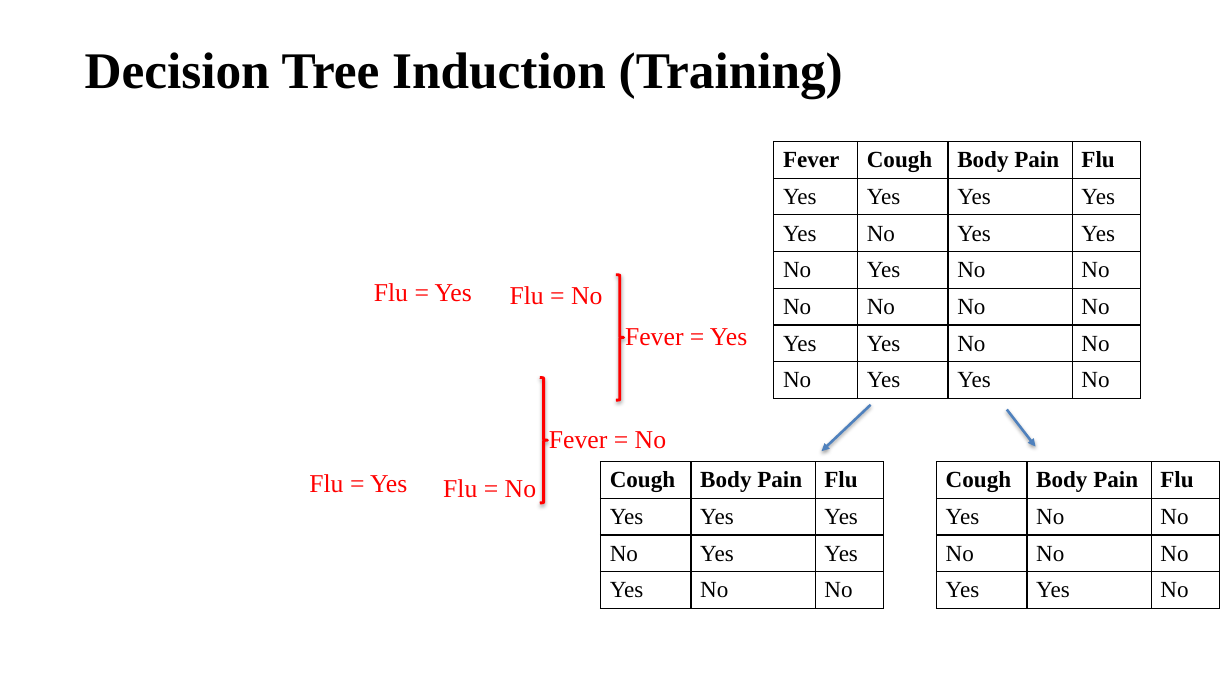
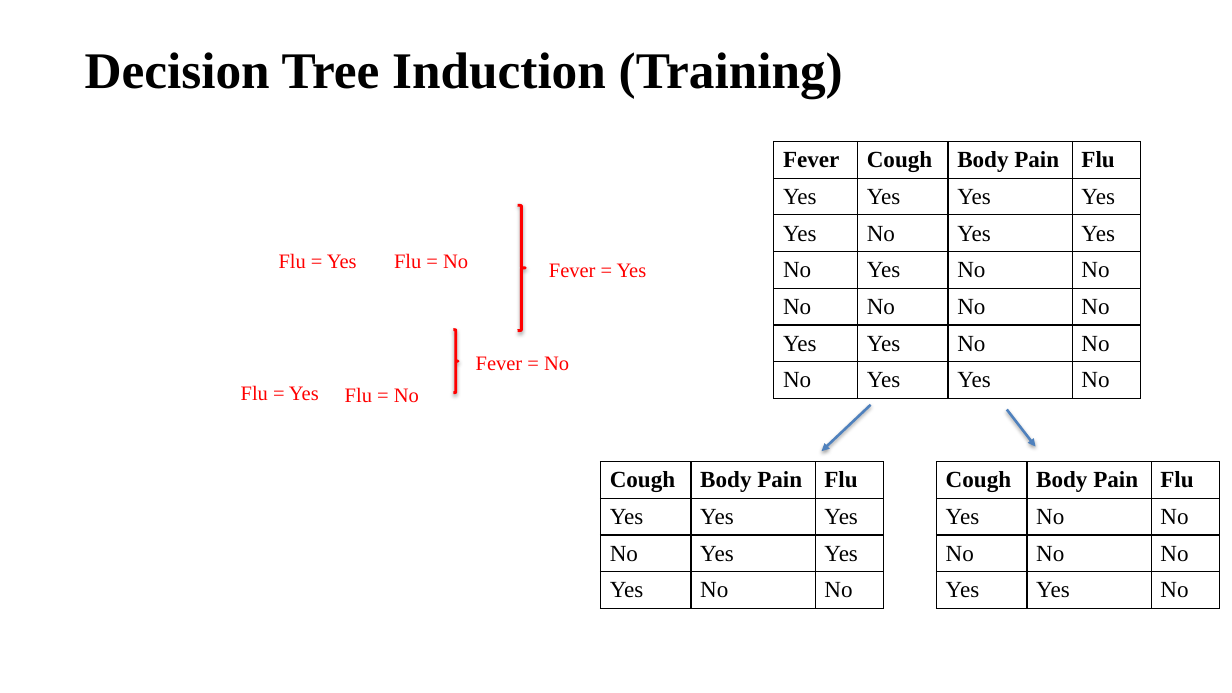
Before and after one commit to gurungdipen/ML_2026, a slide deck: slide 47 of Module 1/ML algorithms.pptx. Drawn at 1232x693 pixels with LibreOffice and Linux fonts; fonts in the diff are those of the drawing; grey boxes stand for pictures. Boxes give left, top, right and bottom in pixels: in the first picture for what was removed or moved away, otherwise in the second. Text is boxed around its words. In the diff, an @@ line names an element or a change of style, - is before the commit and + after.

```diff
--- a/Module 1/ML algorithms.pptx
+++ b/Module 1/ML algorithms.pptx
@@ right brace: place and size @@
-right brace at bbox=[616, 274, 624, 400]
+right brace at bbox=[518, 205, 525, 331]
@@ text "Flu = Yes": place and size @@
-text "Flu = Yes" at bbox=[374, 283, 472, 302]
+text "Flu = Yes" at bbox=[279, 253, 357, 269]
@@ text "Flu = No": place and size @@
-text "Flu = No" at bbox=[510, 286, 602, 305]
+text "Flu = No" at bbox=[394, 253, 468, 269]
@@ text "Fever = Yes": place and size @@
-text "Fever = Yes" at bbox=[625, 328, 747, 346]
+text "Fever = Yes" at bbox=[549, 263, 647, 278]
@@ right brace: place and size @@
-right brace at bbox=[540, 378, 547, 504]
+right brace at bbox=[454, 330, 458, 393]
@@ text "Fever = No": place and size @@
-text "Fever = No" at bbox=[549, 431, 666, 449]
+text "Fever = No" at bbox=[476, 356, 569, 371]
@@ text "Flu = Yes": place and size @@
-text "Flu = Yes" at bbox=[309, 474, 407, 493]
+text "Flu = Yes" at bbox=[241, 385, 319, 401]
@@ size 20 to 16 pt in 6 elements at bbox=[279, 253, 357, 269], bbox=[394, 253, 468, 269], bbox=[549, 263, 647, 278], bbox=[476, 356, 569, 371], bbox=[241, 385, 319, 401], bbox=[345, 387, 419, 403] @@
@@ text "Flu = No": place and size @@
-text "Flu = No" at bbox=[443, 479, 536, 498]
+text "Flu = No" at bbox=[345, 387, 419, 403]
```
Also in this commit, not shown: 1 other slide changed, 2 other files.
